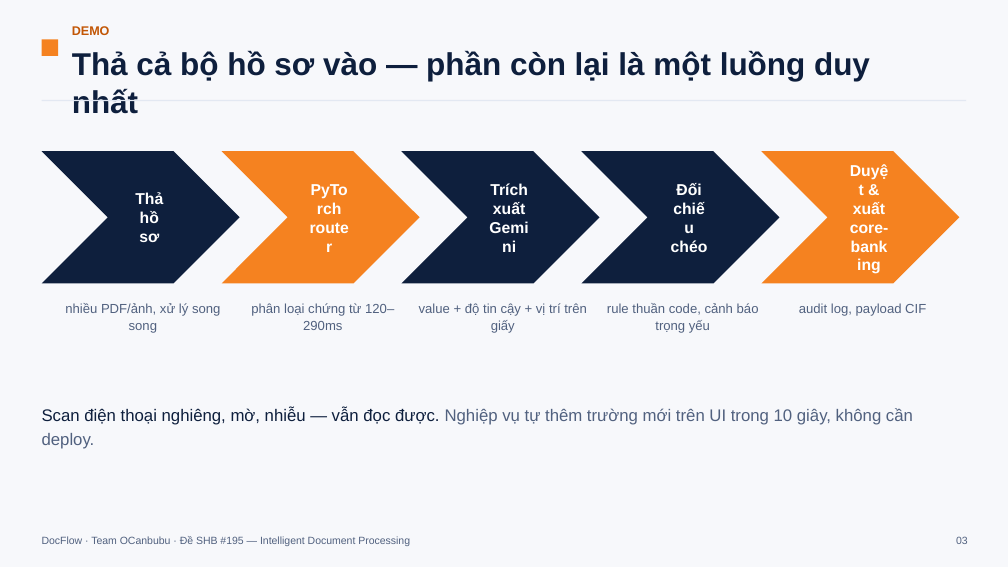
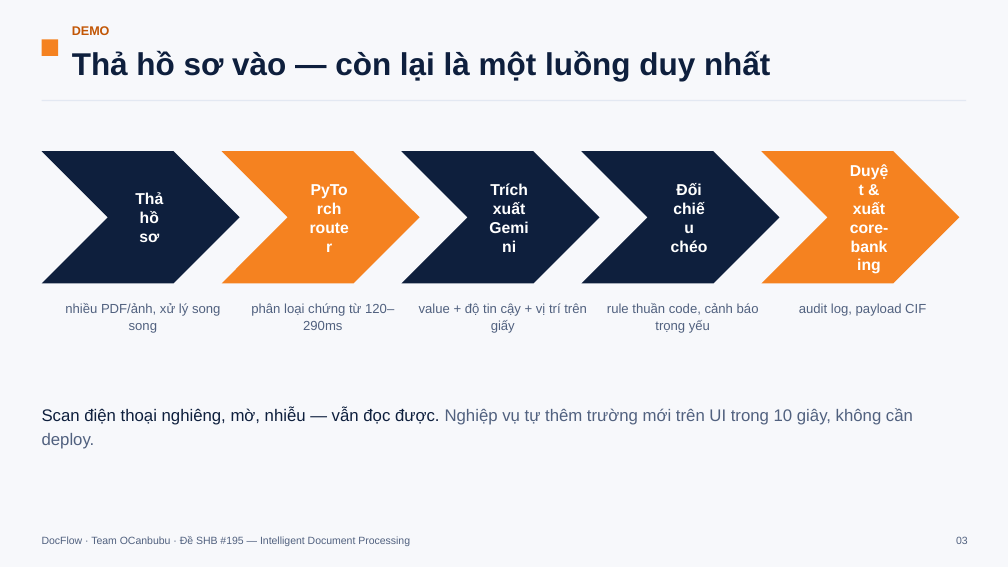
Before and after one commit to huynhchitai/docflow, a slide deck: slide 3 of docs/DocFlow-pitch-DemoDay.pptx. Drawn at 1008x567 pixels with LibreOffice and Linux fonts; fonts in the diff are those of the drawing. Boxes give left, top, right and bottom in pixels: in the first picture for what was removed or moved away, otherwise in the second. Text is boxed around its words. In the diff, an @@ line names an element or a change of style, - is before the commit and + after.

```diff
--- a/docs/DocFlow-pitch-DemoDay.pptx
+++ b/docs/DocFlow-pitch-DemoDay.pptx
@@ text at (72, 50, 770, 81): text changed @@
-Thả cả bộ hồ sơ vào — phần còn lại là một luồng duy nhất
+Thả hồ sơ vào — còn lại là một luồng duy nhất
```
Also in this commit, not shown: 2 other slides changed.
